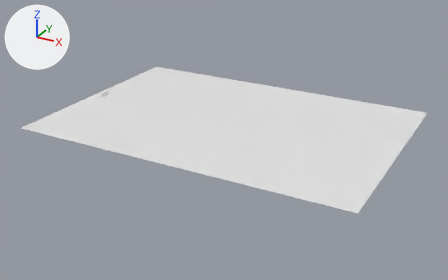
The Blender file Assets/Scenes/range01.blend as it was, and as the next commit left it.
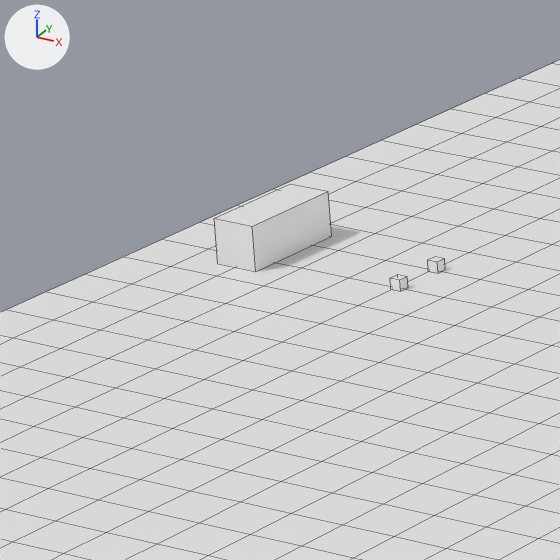
The first picture shows the older version from a camera (50 mm lens) standing at (486.0, -901.0, 412.0) and looking at (-2.0, -14.0, -32.0). The close-ups show both versions on the part from 18% to 29% of the width and 27% to 44% of the height of that picture; other places that the commit changed are outside them. The axes (+X, +Y, +Z) are drawn at upper left. The lights are the same throughout. The close-ups show mesh edges as thin lines.

Names of what the first close-up shows: 'F.001', 'F.002', 'R.001', 'clubhouse'.
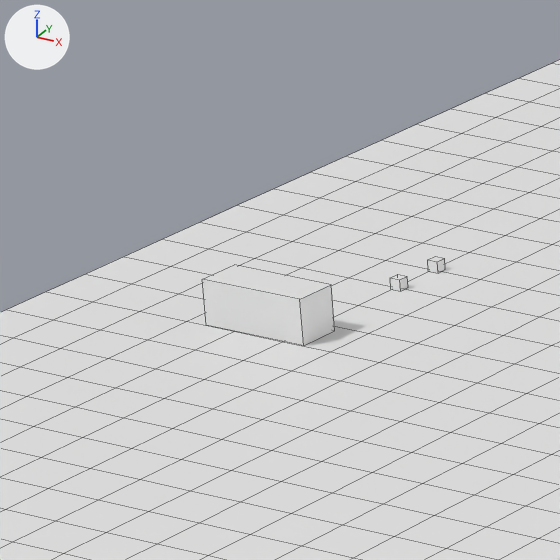
Changed parts and their boxes (x1, y1, x2, y2) in the close-ups (560 x 560 px):
```json
{"object": "clubhouse", "change": "moved, turned", "before": [214, 184, 332, 271], "after": [202, 265, 335, 346]}
```

Scene script edits in JSON lines:
```json
{"op": "set", "path": "ob_clubhouse.location", "old": "(-280.0, 0.0, 4.0)", "new": "(-256.5, -30.4, 4.0)"}
{"op": "set", "path": "ob_clubhouse.rotation_euler", "old": "(0.0, 0.0, 0.0)", "new": "(0.0, 0.0, 1.571)", "note": "degrees (0, 0, 0) -> degrees (0, 0, 90)"}
```
